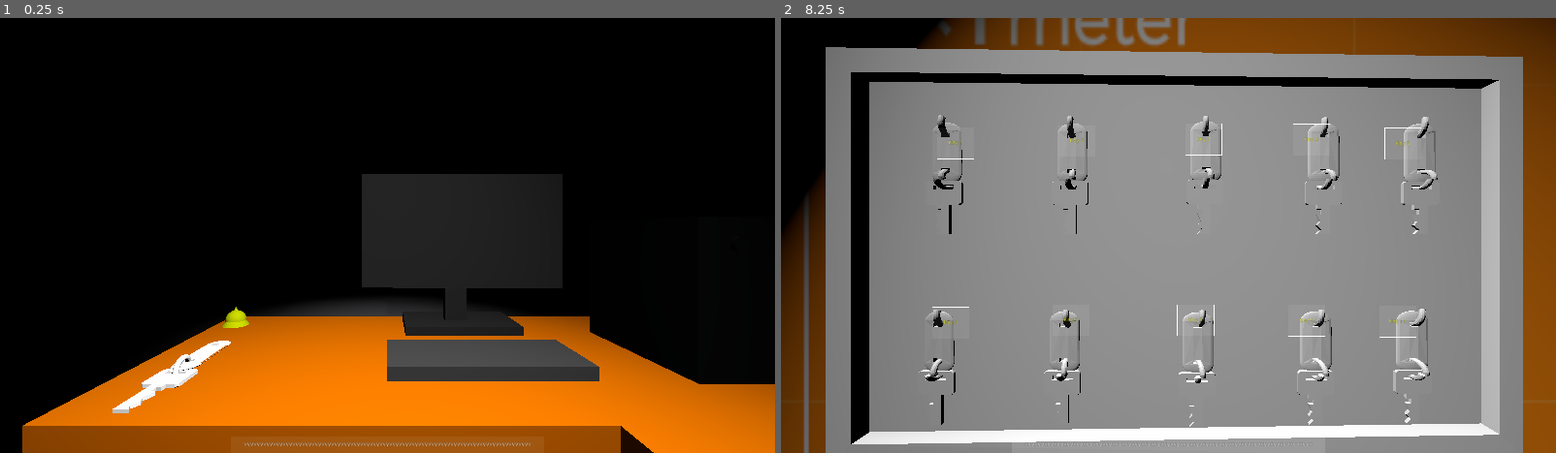
Above: before the commit, frames 1-2 (left to right).
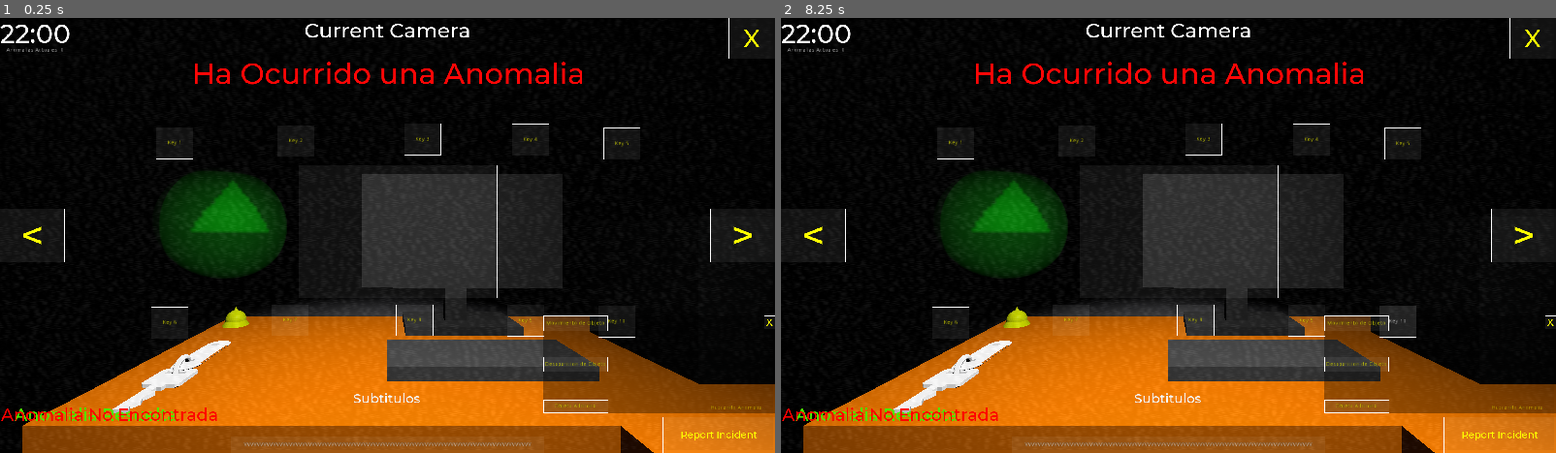
Above: after the commit, the same moments.

Repository: Mageh533/triangulinProjectGodot
Game: Godot game, scene res://Scenes/Level/LockedUpLevels/lockedUpReception.tscn
Two runs of this game, one before a commit and one after it. Both use one fixed random seed, a clock stepped at 60 frames per second and the inputs below. The engine's default icon, where the game draws it, is replaced by a stand-in: a white triangle on a blue panel in a dark square.
Inputs (mouse positions are in pixels of both pictures, inside the frame that each line leads up to):
- Up to frame 1 (0.25 s): no input
- Up to frame 2 (8.25 s): click (959, 144) at 0.5 s, where only the run after the commit has a clickable "Key 1"; click (1075, 139) at 1.25 s, where only the run after the commit has a clickable "Key 2"; click (1207, 139) at 2 s, where only the run after the commit has a clickable "Key 3"; click (1308, 139) at 2.75 s, where only the run after the commit has a clickable "Key 4"; click (1401, 144) at 3.5 s, where only the run after the commit has a clickable "Key 5"; click (951, 322) at 4.25 s, where only the run after the commit has a clickable "Key 6"; click (1067, 318) at 5 s, where only the run after the commit has a clickable "Key 7"; click (1191, 318) at 5.75 s, where only the run after the commit has a clickable "Key 8"; click (1308, 322) at 6.5 s, where only the run after the commit has a clickable "Key 9"; click (1401, 322) at 7.25 s, where only the run after the commit has a clickable "Key 10"; click "VVVVVVVVVVVVVVVVVVVVVVVVVVVVV…" at 8 s

The runs differ from the first frame. In frame 1, 10% of the frame differs, in the area x 0-100%, y 0-100%; in frame 2, 93%.
Error after the commit: Parse Error: The identifier "PcEnabled" isn't declared in the current scope. (res://Scripts/Levels/LockedUpLevels/lockedUpReception.gd:398)

Commit message:
4th iteration of key system
doesnt work

Diff:
--- a/Scenes/Level/LockedUpLevels/lockedUpReception.tscn
+++ b/Scenes/Level/LockedUpLevels/lockedUpReception.tscn
@@ -359,6 +359,7 @@
 
 [node name="Main" type="Node"]
 script = ExtResource( 7 )
+difficulty = null
 shadowDifficulty = 10
 
 [node name="AllCameras" type="Spatial" parent="."]
@@ -1107,6 +1108,8 @@
 [node name="ShadowEventTime" type="Timer" parent="Timers"]
 wait_time = 10.0
 one_shot = true
+
+[node name="DisablePC" type="Timer" parent="Timers"]
 
 [connection signal="button_up" from="GUI/Normal/TurnAround" to="Player" method="_on_Button_button_up"]
 [connection signal="pressed" from="GUI/Normal/TurnAround" to="." method="_on_TurnAround_pressed"]
@@ -1141,3 +1144,4 @@
 [connection signal="timeout" from="Timers/AnomalySpawner" to="." method="_on_AnomalySpawner_timeout"]
 [connection signal="timeout" from="Timers/AnomalyCooldown" to="." method="_on_AnomalyCooldown_timeout"]
 [connection signal="timeout" from="Timers/ShadowEventTime" to="." method="_on_ShadowEventTime_timeout"]
+[connection signal="timeout" from="Timers/DisablePC" to="." method="_on_DisablePC_timeout"]
--- a/Scripts/Levels/LockedUpLevels/lockedUpReception.gd
+++ b/Scripts/Levels/LockedUpLevels/lockedUpReception.gd
@@ -232,10 +232,14 @@
 		resetKeyButtons()
 	else:
 		$GUI/Normal/Subtitles.text = "Me tomas por bobo? Me enfado"
+		resetKeyMeshes()
+		resetKeyButtons()
+		failedShadowEvent()
 		$Timers/SubtitleTimer.start()
 
 func failedShadowEvent():
-	pass
+	$Structures/Lobby/Sombra.visible = false
+	$Timers/DisablePC.start()
 
 # Signal Functions
 
@@ -344,9 +348,10 @@
 
 
 func _on_ShadowEventTime_timeout():
+	$GUI/Normal/Subtitles.text = "No me haces caso y me enfado"
 	resetKeyMeshes()
 	resetKeyButtons()
-	$GUI/Normal/Subtitles.text = "No me haces caso y me enfado"
+	failedShadowEvent()
 
 
 func _on_key1_pressed():
@@ -387,3 +392,7 @@
 
 func _on_key10_pressed():
 	reviewKeyChoice(int($GUI/Keys/key10.text), 10)
+
+
+func _on_DisablePC_timeout():
+	PcEnabled = true
--- a/Scripts/Player/LockedFPController.gd
+++ b/Scripts/Player/LockedFPController.gd
@@ -2,6 +2,8 @@
 
 signal canUsePC
 signal onPc
+
+var PcEnabled = true
 
 onready var head = get_node("Head")
 var turned = false
